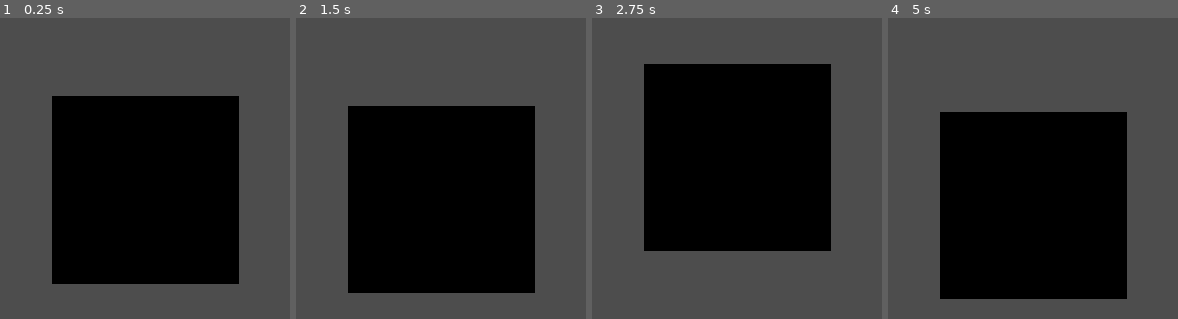
Above: before the commit, frames 1-4 (left to right).
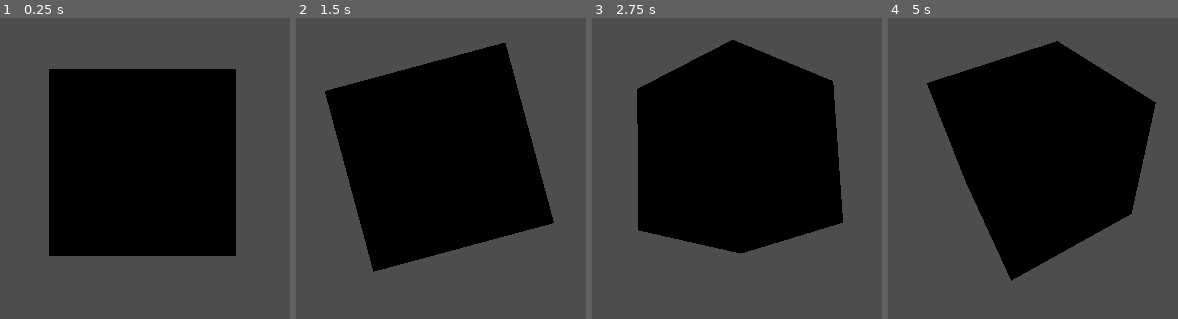
Above: after the commit, the same moments.

Repository: Area9579/TrickTape
Game: Godot game, scene res://Package Spinner/spinner.tscn
The game is run twice, just before and just after one commit, with the same random seed, the same clock (stepped at 60 frames per second) and the same inputs.
Inputs (mouse positions are in pixels of both pictures, inside the frame that each line leads up to):
- Up to frame 1 (0.25 s): no input
- Up to frame 2 (1.5 s): move the mouse to (outside the picture) at 0.52 s; press the mouse at (outside the picture) at 0.53 s; move the mouse to (outside the picture) at 1.27 s; release the mouse at (outside the picture) at 1.28 s; click (outside the picture) at 1.35 s
- Up to frame 3 (2.75 s): move the mouse to (818, 51) at 2.02 s; press the mouse at (818, 51) at 2.03 s
- Up to frame 4 (5 s): move the mouse to (992, 237) at 2.77 s; release the mouse at (992, 237) at 2.78 s; click (992, 237) at 2.85 s; move the mouse to (outside the picture) at 3.52 s; press the mouse at (outside the picture) at 3.53 s; move the mouse to (outside the picture) at 4.27 s; release the mouse at (outside the picture) at 4.28 s; click (outside the picture) at 4.35 s

The runs differ from the first frame. In frame 1, 13% of the frame differs, in the area x 16-83%, y 16-89%; in frame 2, 21%; in frame 3, 6.7%; in frame 4, 28%, in the area x 13-93%, y 7-94%.

Commit message:
Package Spinning Done

Diff:
--- a/new-game-project/Package Spinner/spinner.gd
+++ b/new-game-project/Package Spinner/spinner.gd
@@ -1,6 +1,16 @@
 extends Node3D
 
-@onready var package_center_target: Marker3D = $PackageCenterTarget
+const MOUSE_SENSITIVITY : float = 0.002
 
-func _process(delta: float) -> void:
-	pass
+@export var package : Package
+
+func _input(event: InputEvent) -> void:
+	if event is not InputEventMouseMotion:
+		return
+	if !Input.is_action_pressed("drag"):
+		return
+
+	drag(event)
+
+func drag(event: InputEventMouseMotion):
+	package.next_rotation_dir = event.relative
--- a/new-game-project/Package Spinner/spinner.tscn
+++ b/new-game-project/Package Spinner/spinner.tscn
@@ -3,10 +3,12 @@
 [ext_resource type="Script" uid="uid://bgm5k4hf3y4ef" path="res://Package Spinner/spinner.gd" id="1_ihtym"]
 [ext_resource type="PackedScene" uid="uid://bbnhk1576kmjl" path="res://Package/Package.tscn" id="2_760bf"]
 
-[node name="Spinner" type="Node3D" unique_id=1415344120]
+[node name="Spinner" type="Node3D" unique_id=1415344120 node_paths=PackedStringArray("package")]
 script = ExtResource("1_ihtym")
+package = NodePath("Package")
 
 [node name="PackageCenterTarget" type="Marker3D" parent="." unique_id=790448288]
+transform = Transform3D(1, 0, 0, 0, 1, 0, 0, 0, 1, 0, 0.14051163, 0)
 
 [node name="Camera3D" type="Camera3D" parent="." unique_id=212443027]
 transform = Transform3D(1, 0, 0, 0, 1, 0, 0, 0, 1, 0, 0, 2.0637054)
--- a/new-game-project/Package/Package.tscn
+++ b/new-game-project/Package/Package.tscn
@@ -8,6 +8,8 @@
 points = PackedVector3Array(-0.5, -0.5, -0.5, 0.5, 0.5, 0.5, 0.5, -0.5, 0.5, 0.5, 0.5, -0.5, -0.5, 0.5, 0.5, 0.5, -0.5, -0.5, -0.5, -0.5, 0.5, -0.5, 0.5, -0.5)
 
 [node name="Package" type="RigidBody3D" unique_id=612296517]
+linear_damp = 3.96
+angular_damp = 7.921
 script = ExtResource("1_550x8")
 
 [node name="MeshInstance3D" type="MeshInstance3D" parent="." unique_id=1270240858]
--- a/new-game-project/Package/package.gd
+++ b/new-game-project/Package/package.gd
@@ -1,8 +1,14 @@
-extends RigidBody3D
+class_name Package extends RigidBody3D
 
 const CENTRAL_FORCE : float = 50.0
+
+var next_rotation_dir : Vector2 = Vector2.ZERO
+var DRAG_TORQUE : float = 10000
 
 @export var target : Marker3D
 
 func _integrate_forces(state: PhysicsDirectBodyState3D) -> void:
 	state.apply_central_force((target.global_position - global_position) * CENTRAL_FORCE)
+	state.apply_central_force(Vector3(randf_range(-5, 5), randf_range(-5, 5), 0.0))
+	state.apply_torque(Vector3(next_rotation_dir.y, next_rotation_dir.x, 0.0))
+	next_rotation_dir = lerp(next_rotation_dir, Vector2.ZERO, 0.006)
--- a/new-game-project/project.godot
+++ b/new-game-project/project.godot
@@ -15,6 +15,14 @@
 config/features=PackedStringArray("4.6", "Forward Plus")
 config/icon="res://icon.svg"
 
+[input]
+
+drag={
+"deadzone": 0.2,
+"events": [Object(InputEventMouseButton,"resource_local_to_scene":false,"resource_name":"","device":-1,"window_id":0,"alt_pressed":false,"shift_pressed":false,"ctrl_pressed":false,"meta_pressed":false,"button_mask":1,"position":Vector2(474, 14),"global_position":Vector2(483, 62),"factor":1.0,"button_index":1,"canceled":false,"pressed":true,"double_click":false,"script":null)
+]
+}
+
 [physics]
 
 3d/physics_engine="Jolt Physics"
